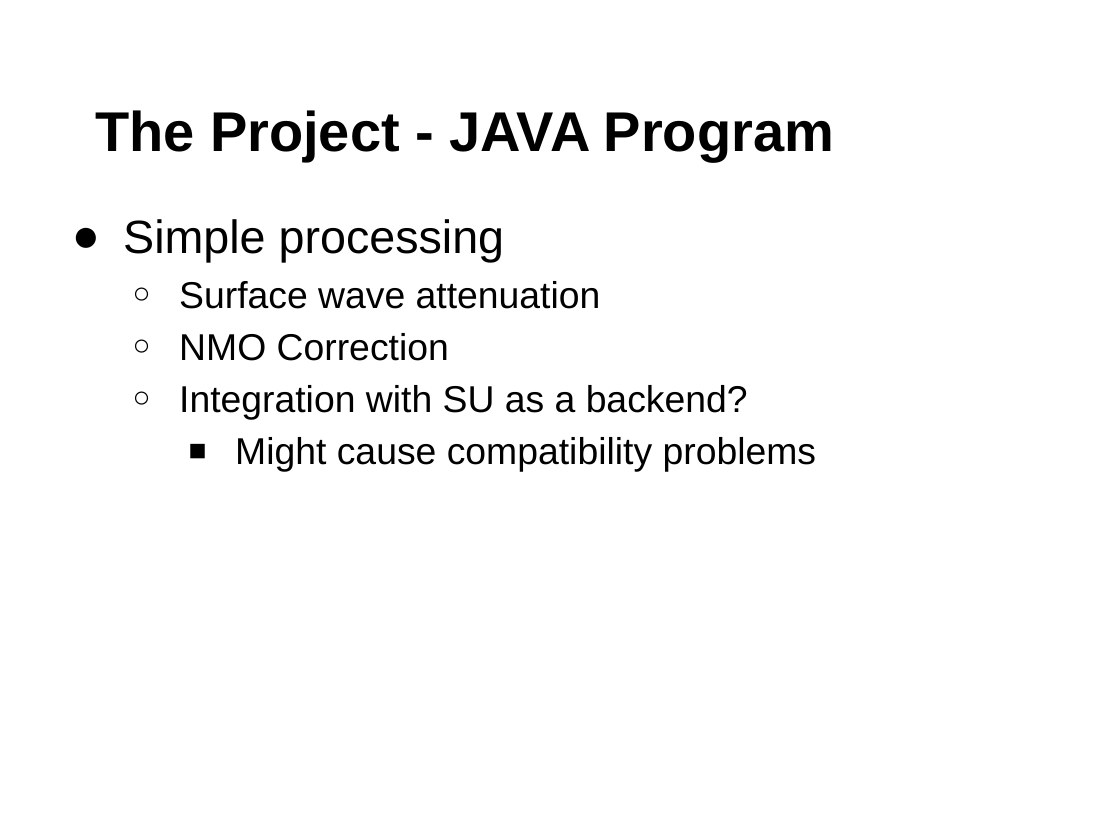
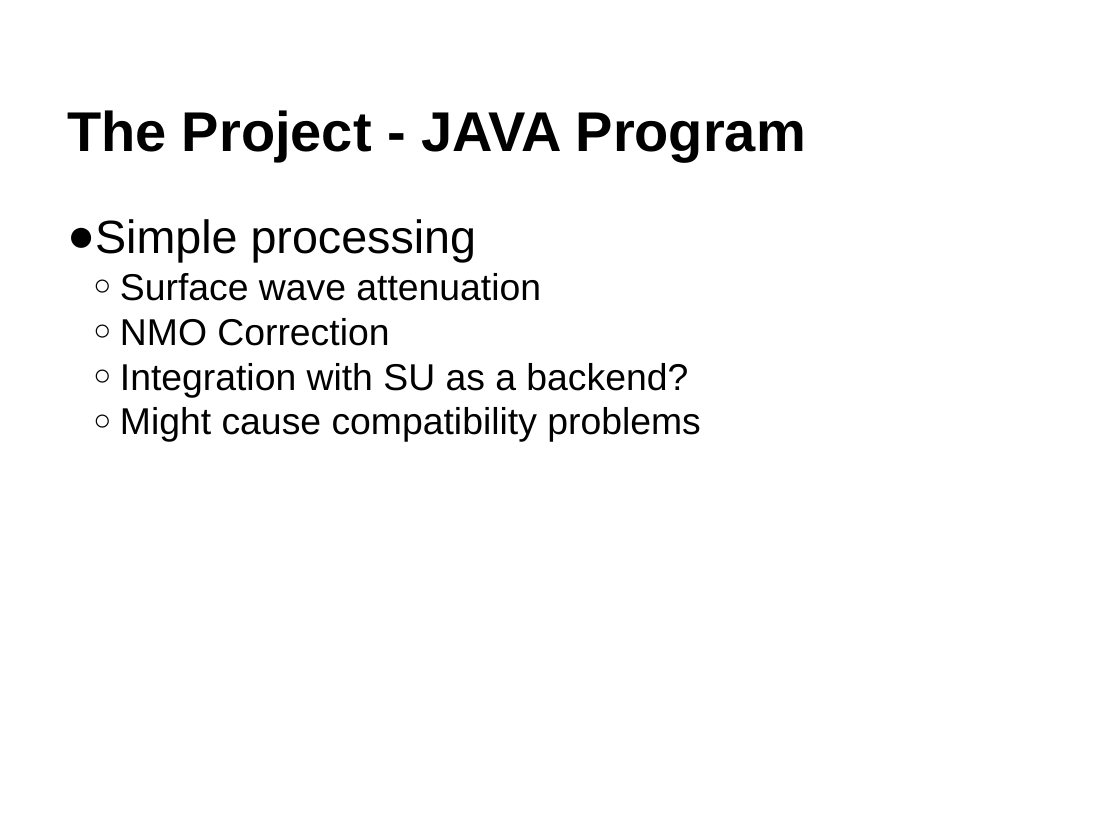
Before and after one commit to ckohnke/gp438, a slide deck: slide 6 of pres_1/Senior Design Pres 1.pptx. Drawn at 1120x840 pixels with LibreOffice and Linux fonts; fonts in the diff are those of the drawing. Boxes give left, top, right and bottom in pixels: in the first picture for what was removed or moved away, otherwise in the second. Text is boxed around its words. In the diff, an @@ line names an element or a change of style, - is before the commit and + after.

```diff
--- a/pres_1/Senior Design Pres 1.pptx
+++ b/pres_1/Senior Design Pres 1.pptx
@@ text "The Project - JAVA Program" at (x1=67, y1=110, x2=806, y2=160): indent changed @@
@@ text "Simple processing" at (x1=67, y1=219, x2=701, y2=442): indent changed; less space between paragraphs; bullet ■ to ○; list level 3 to 2 in "Might cause compatibility problems" @@
```
Also in this commit, not shown: 6 other slides changed, 1 slide added, 1 slide removed, 9 other files.
